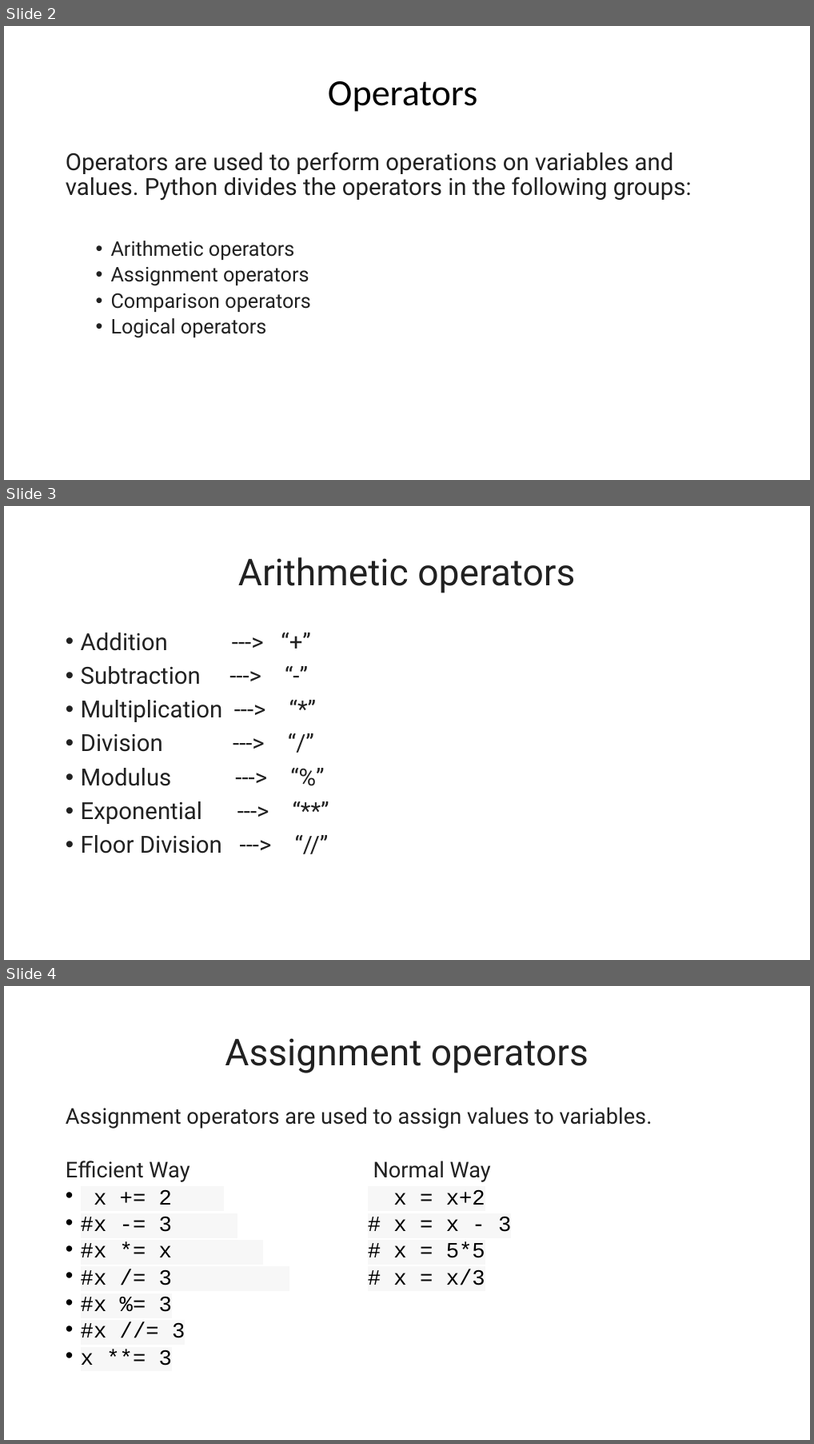
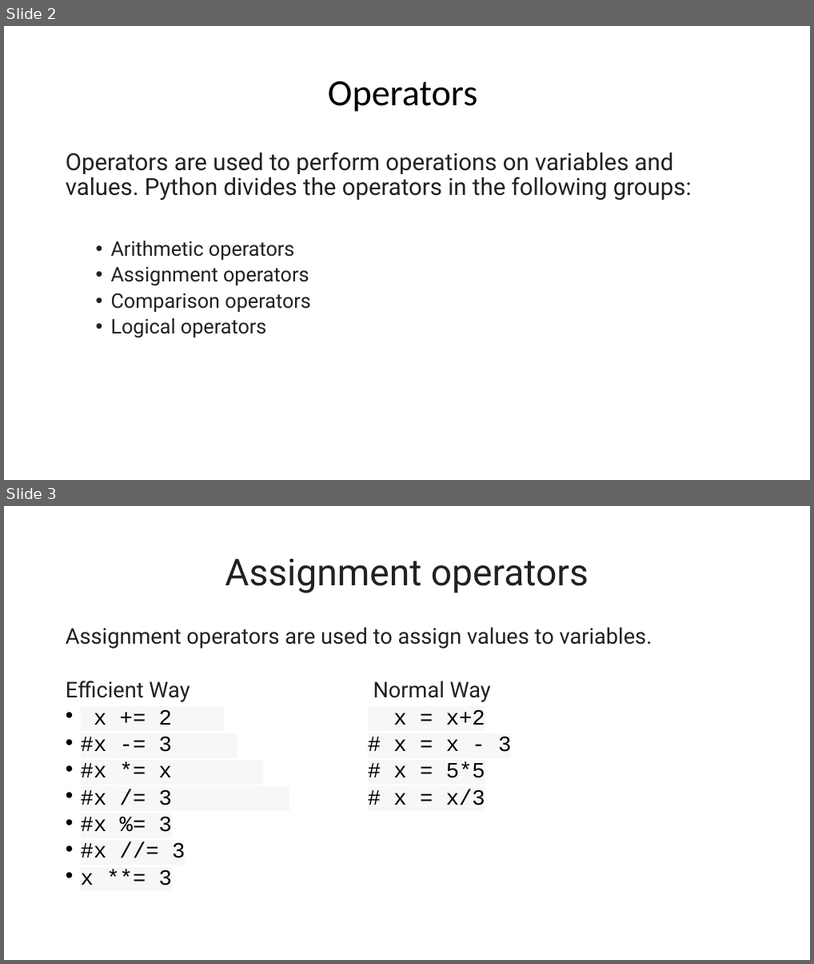
Before and after one commit to sikander-nawaz/Python_Volunteer_Teaching, a slide deck: Class 5/Operator.pptx. Shown one above the other, each under a label of ours: slides 2, 3 and 4 before the commit, slides 2 and 3 after it. The pictures are 814x1444 and 814x964 pixels, drawn with LibreOffice and Linux fonts; fonts in the diff are those of the drawing. Boxes give left, top, right and bottom in pixels: in the first picture for what was removed or moved away, otherwise in the second. Text is boxed around its words. In the diff, an @@ line names an element or a change of style, - is before the commit and + after.

```diff
--- a/Class 5/Operator.pptx
+++ b/Class 5/Operator.pptx
@@ slide 3 removed at (4, 506, 810, 960), background #FFFFFF @@
@@ title removed at (238, 557, 575, 593) @@
-Arithmetic operators
@@ text removed at (81, 632, 223, 853) @@
-• Addition ---> “+”
-• Subtraction ---> “-”
-• Multiplication ---> “*”
-• Division ---> “/”
-• Modulus ---> “%”
-• Exponential ---> “**”
-• Floor Division ---> “//”
@@ what was slide 4 is now slide 3 @@
```
Also in this commit, not shown: 1 slide changed, 3 other slides removed, 1 other file.
